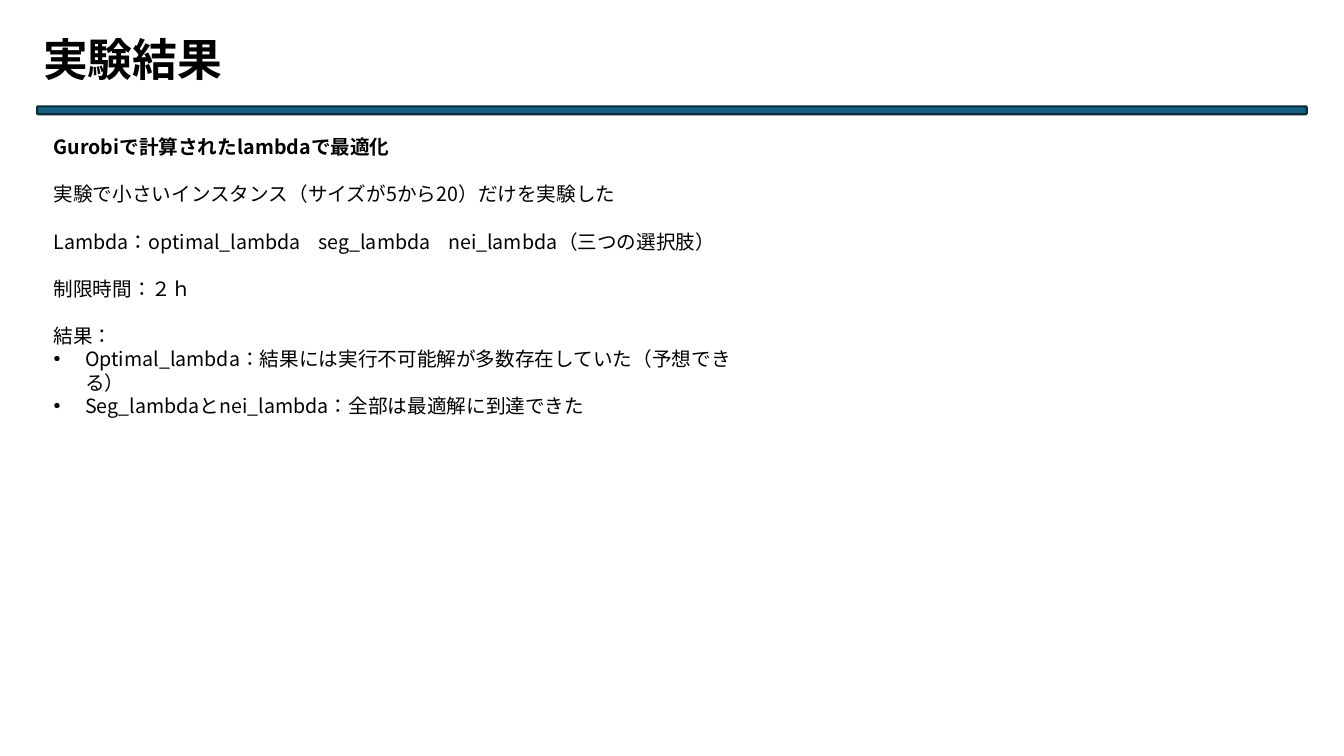
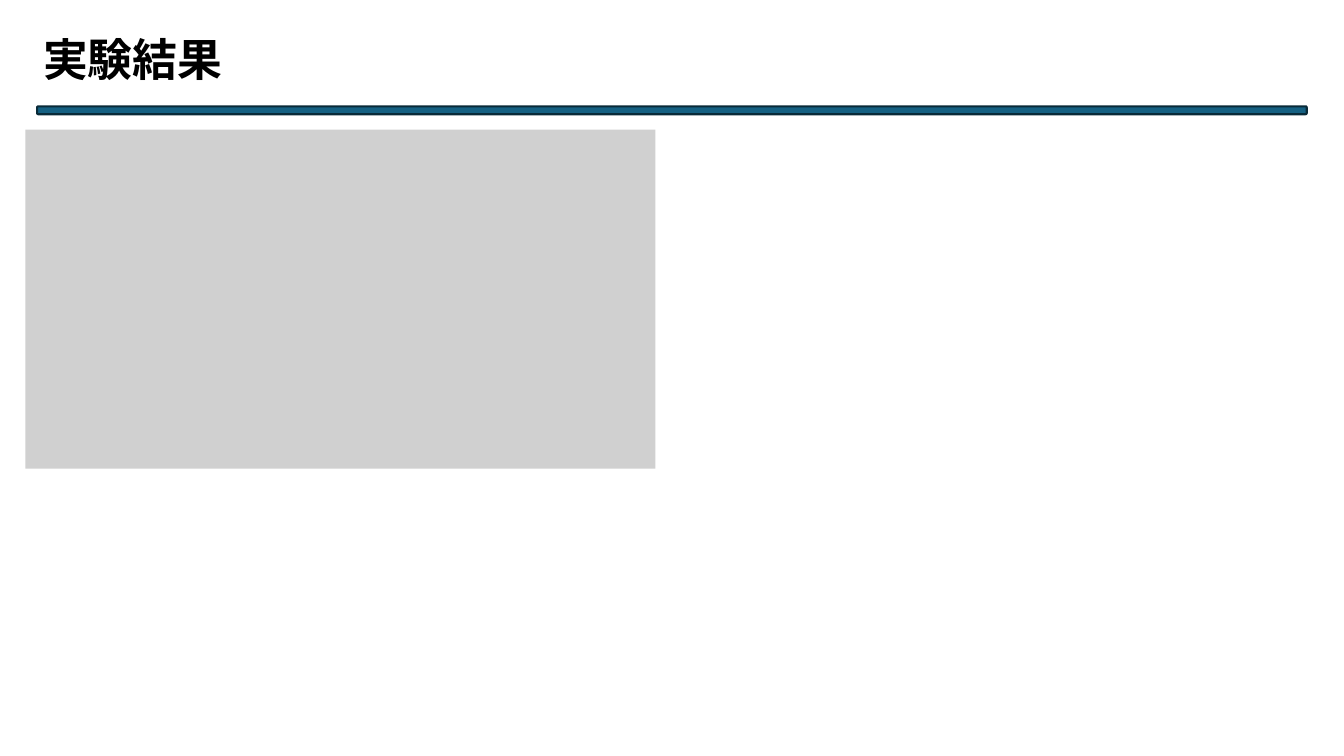
Before and after one commit to Legolas9999/chuukann, a slide deck: slide 12 of 中期.pptx. Drawn at 1344x756 pixels with LibreOffice and Linux fonts; fonts in the diff are those of the drawing; grey boxes stand for pictures. Boxes give left, top, right and bottom in pixels: in the first picture for what was removed or moved away, otherwise in the second. Text is boxed around its words. In the diff, an @@ line names an element or a change of style, - is before the commit and + after.

```diff
--- a/中期.pptx
+++ b/中期.pptx
@@ picture added at [25, 130, 655, 469] @@
@@ text removed at [54, 137, 731, 418] @@
-Gurobiで計算されたlambdaで最適化
-実験で小さいインスタンス（サイズが5から20）だけを実験した
-Lambda：optimal_lambda seg_lambda nei_lambda（三つの選択肢）
-制限時間：２ｈ
-結果：
-• Optimal_lambda：結果には実行不可能解が多数存在していた（予想できる）
-• Seg_lambdaとnei_lambda：全部は最適解に到達できた
```
